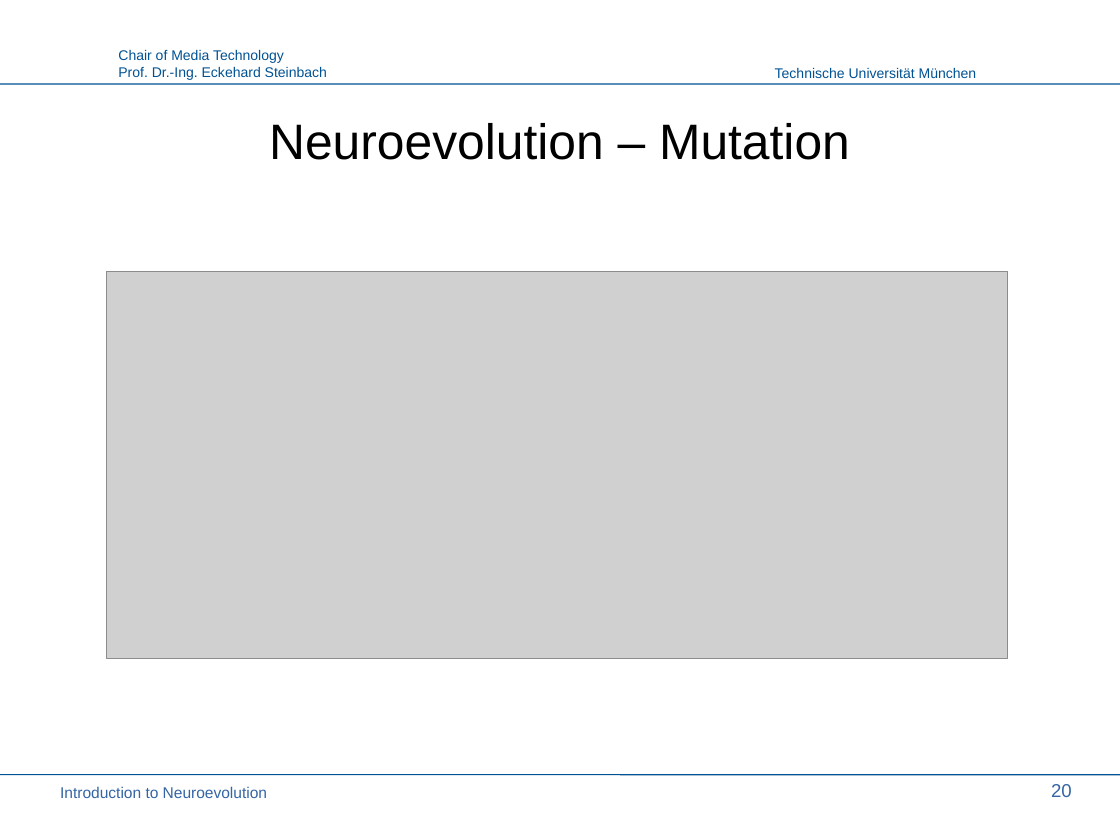
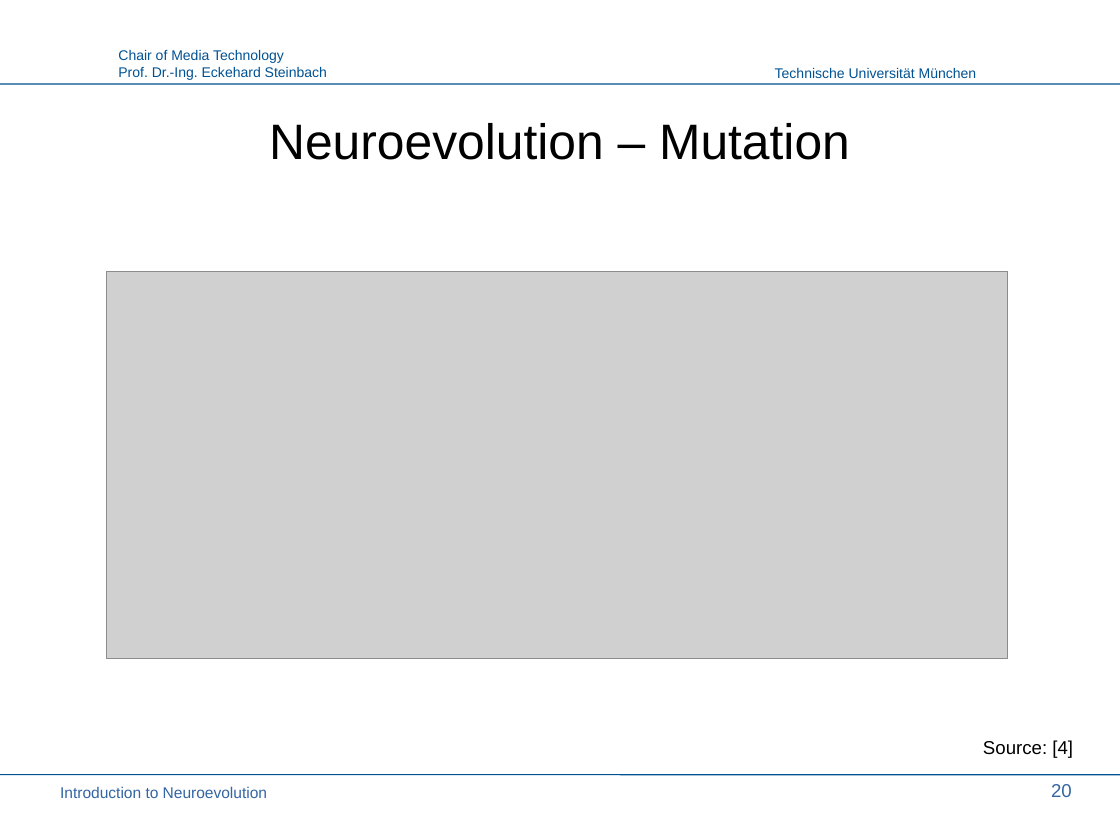
Before and after one commit to PaulPauls/Neuroevolution_of_Augmenting_Topologies_Paper, a slide deck: slide 20 of presentation/neuroevolution_presentation.odp. Drawn at 1120x840 pixels with LibreOffice and Linux fonts; fonts in the diff are those of the drawing; grey boxes stand for pictures; background and template pictures are left out. Boxes give left, top, right and bottom in pixels: in the first picture for what was removed or moved away, otherwise in the second. Text is boxed around its words. In the diff, an @@ line names an element or a change of style, - is before the commit and + after.

```diff
--- a/presentation/neuroevolution_presentation.odp
+++ b/presentation/neuroevolution_presentation.odp
@@ text added at box(983, 740, 1073, 758), 12 pt, text #000000 @@
+Source: [4]
```
Also in this commit, not shown: 5 other slides changed, 3 slides added, 4 other files.
